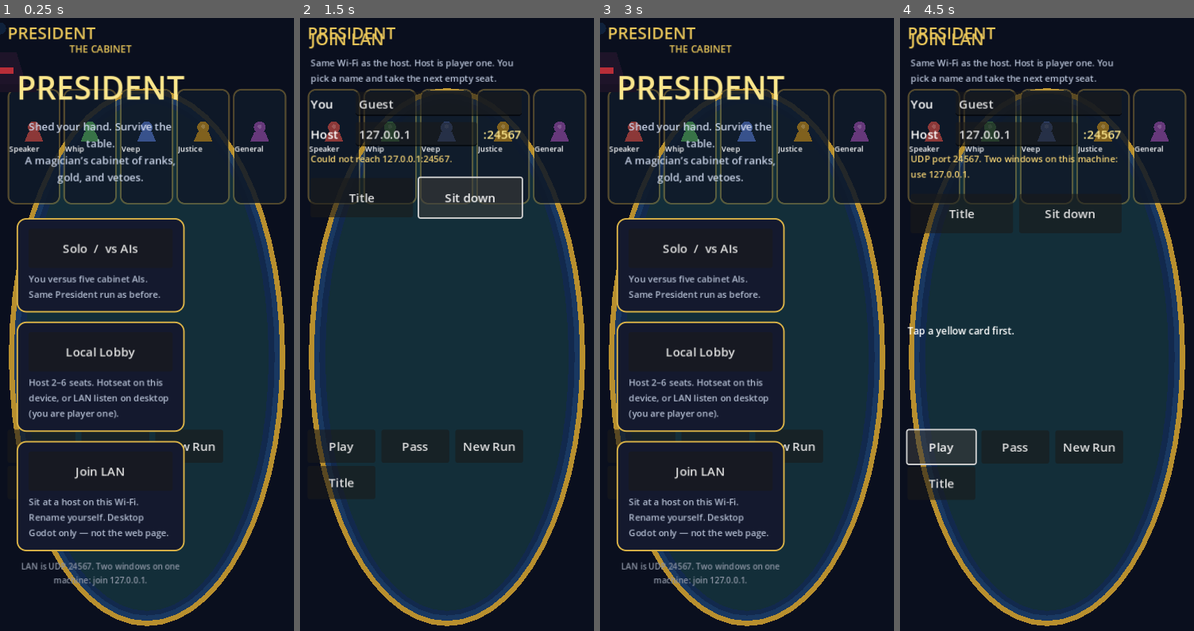
Above: before the commit, frames 1-4 (left to right).
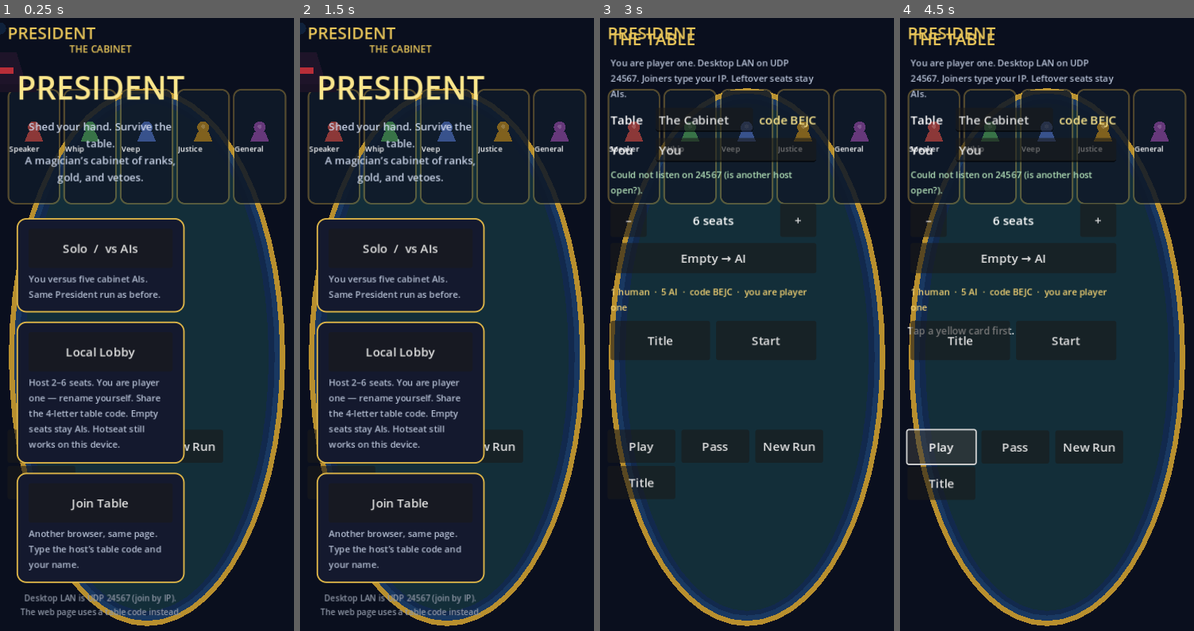
Above: after the commit, the same moments.

Repository: ContinuityDev/Solitaire-roguelike
Game: Godot game, scene res://scenes/main.tscn
Two runs of this game, one before a commit and one after it. Both use one fixed random seed, a clock stepped at 60 frames per second and the inputs below.
Inputs (mouse positions are in pixels of both pictures, inside the frame that each line leads up to):
- Up to frame 1 (0.25 s): no input
- Up to frame 2 (1.5 s): click "Title" at 0.5 s; click (470, 214) at 1.25 s, where only the run before the commit has a clickable "Sit down"
- Up to frame 3 (3 s): click (770, 195) at 2 s, where only the run before the commit has a clickable "Sit down"; click "Title" (after the commit: "Local Lobby") at 2.75 s
- Up to frame 4 (4.5 s): click (999, 471) at 3.5 s, where only the run before the commit has a clickable "Join LAN"; click "Play" at 4.25 s

The runs differ from the first frame. In frame 1, 5.2% of the frame differs, in the area x 5-63%, y 58-98%; in frame 2, 14%, in the area x 0-76%, y 0-98%; in frame 3, 12%; in frame 4, 6.2%.

Commit message:
Redo table netcode for the web page: WebRTC + join by code.
The Pages build cannot use ENet. Host and joiners now negotiate a
peer-to-peer WebRTC link; a public MQTT broker only carries the 4-letter
table code, SDP, and ICE. Game traffic stays host-authoritative. Desktop
still uses ENet LAN by IP. MQTT CONNACK verified against EMQX.

Diff:
--- a/scripts/join_view.gd
+++ b/scripts/join_view.gd
@@ -1,10 +1,10 @@
 class_name JoinView
 extends Control
 
-## Type a name, type the host IP, sit down. Desktop ENet only.
+## Type a name and the host’s table code (web) or IP (desktop).
 
 signal cancelled
-signal connect_pressed(ip: String, player_name: String)
+signal connect_pressed(target: String, player_name: String)
 
 var _name_edit: LineEdit
 var _ip_edit: LineEdit
@@ -31,12 +31,12 @@
 	col.add_theme_constant_override("separation", 8)
 	pad.add_child(col)
 	var title: Label = Label.new()
-	title.text = "JOIN LAN"
+	title.text = "JOIN TABLE"
 	title.add_theme_font_size_override("font_size", 22)
 	title.add_theme_color_override("font_color", Color(0.92, 0.78, 0.35))
 	col.add_child(title)
 	_hint = Label.new()
-	_hint.text = "Same Wi-Fi as the host. Host is player one. You pick a name and take the next empty seat."
+	_hint.text = "Host is player one. Type your name and their 4-letter table code (same web page, two phones or two tabs)."
 	_hint.autowrap_mode = TextServer.AUTOWRAP_WORD_SMART
 	_hint.add_theme_font_size_override("font_size", 12)
 	_hint.add_theme_color_override("font_color", Color(0.72, 0.76, 0.84))
@@ -57,18 +57,15 @@
 	ip_row.add_theme_constant_override("separation", 8)
 	col.add_child(ip_row)
 	var il: Label = Label.new()
-	il.text = "Host"
+	il.text = "Code"
 	il.custom_minimum_size = Vector2(52, 0)
+	il.name = "TargetLab"
 	ip_row.add_child(il)
 	_ip_edit = LineEdit.new()
-	_ip_edit.placeholder_text = "127.0.0.1"
-	_ip_edit.text = "127.0.0.1"
+	_ip_edit.placeholder_text = "ABCD"
 	_ip_edit.size_flags_horizontal = Control.SIZE_EXPAND_FILL
+	_ip_edit.max_length = 18
 	ip_row.add_child(_ip_edit)
-	var port_l: Label = Label.new()
-	port_l.text = ":%d" % NetSession.PORT
-	port_l.add_theme_color_override("font_color", Color(0.98, 0.90, 0.55))
-	ip_row.add_child(port_l)
 	_status = Label.new()
 	_status.autowrap_mode = TextServer.AUTOWRAP_WORD_SMART
 	_status.add_theme_font_size_override("font_size", 12)
@@ -101,12 +98,24 @@
 func present() -> void:
 	if _name_edit.text.strip_edges() == "":
 		_name_edit.text = "Guest"
-	_status.text = "UDP port %d. Two windows on this machine: use 127.0.0.1." % NetSession.PORT
-	if not NetSession.lan_supported():
-		_status.text = "This web page cannot join LAN. Open the desktop Godot build."
-		_connect_btn.disabled = true
+	_connect_btn.disabled = false
+	_connect_btn.text = "Sit down"
+	var lab: Label = _ip_edit.get_parent().get_node_or_null("TargetLab") as Label
+	if NetSession.uses_webrtc():
+		_hint.text = "Open this same page on another phone or tab. Type the host’s 4-letter table code and your name."
+		_ip_edit.placeholder_text = "ABCD"
+		_ip_edit.max_length = 4
+		if lab:
+			lab.text = "Code"
+		_status.text = "Same Wi-Fi is most reliable. Hard NATs may fail (no TURN server)."
 	else:
-		_connect_btn.disabled = false
+		_hint.text = "Desktop LAN. Host is player one. Type their IP (127.0.0.1 for two windows on this machine)."
+		_ip_edit.placeholder_text = "127.0.0.1"
+		_ip_edit.text = "127.0.0.1"
+		_ip_edit.max_length = 40
+		if lab:
+			lab.text = "Host"
+		_status.text = "UDP port %d." % NetSession.PORT
 	_rebuild_roster(null)
 	visible = true
 
@@ -117,8 +126,6 @@
 	return _name_edit.text.strip_edges()
 
 func _on_connect() -> void:
-	if not NetSession.lan_supported():
-		return
 	connect_pressed.emit(_ip_edit.text.strip_edges(), player_name())
 
 func _rebuild_roster(cfg: LobbyConfig, my_seat: int = -1) -> void:
--- a/scripts/lobby_view.gd
+++ b/scripts/lobby_view.gd
@@ -148,9 +148,12 @@
 		config.set_display_name(0, "You")
 	_name_edit.text = config.lobby_name
 	_you_edit.text = config.name_of(0)
-	_title_lab.text = "LAN TABLE" if lan_host else "LOCAL LOBBY"
+	_title_lab.text = "THE TABLE" if lan_host else "LOCAL LOBBY"
 	if lan_host:
-		_hint.text = "You are player one. Joiners on this Wi-Fi take empty seats. Leftover seats stay AIs. Hotseat Human toggles stay for people on this device."
+		if NetSession.uses_webrtc():
+			_hint.text = "You are player one. Share the gold 4-letter code. Another browser opens Join Table, types the code and a name. Leftover seats stay AIs."
+		else:
+			_hint.text = "You are player one. Desktop LAN on UDP 24567. Joiners type your IP. Leftover seats stay AIs."
 	else:
 		_hint.text = "Pass-the-device on this phone or desktop. Empty seats become AIs when you toggle Fill."
 	_rebuild()
@@ -185,8 +188,8 @@
 	_start_btn.disabled = not ok
 	if ok:
 		if lan_host:
-			_status.text = "%d human  ·  %d AI  ·  you lead as player one" % [
-				config.human_count(), config.ai_seats().size()]
+			_status.text = "%d human  ·  %d AI  ·  code %s  ·  you are player one" % [
+				config.human_count(), config.ai_seats().size(), config.lobby_code]
 		else:
 			_status.text = "%d human  ·  %d AI  ·  hotseat %s" % [
 				config.human_count(), config.ai_seats().size(),
--- a/scripts/main.gd
+++ b/scripts/main.gd
@@ -1,6 +1,6 @@
 extends Control
 
-## President. Title → Solo vs AIs, local hotseat, or desktop LAN (host = P1).
+## President. Title → Solo vs AIs, hotseat lobby, or a joinable table (host = P1).
 
 signal trade_confirmed
 
@@ -330,16 +330,14 @@
 
 func _on_open_lobby() -> void:
 	_title_view.visible = false
-	var as_lan: bool = NetSession.lan_supported()
-	_lobby_view.present(true, as_lan)
-	if as_lan:
-		lobby = _lobby_view.config
-		var err: Error = _net.host_listen(lobby, _lobby_view.host_player_name())
+	_lobby_view.present(true, true)
+	lobby = _lobby_view.config
+	var err: Error = _net.host_listen(lobby, _lobby_view.host_player_name())
+	_lobby_view.set_lan_status(_net.status)
+	if err != OK:
+		lobby.lan = false
+		_lobby_view.lan_host = false
 		_lobby_view.set_lan_status(_net.status)
-		if err != OK:
-			lobby.lan = false
-			_lobby_view.lan_host = false
-			_lobby_view.set_lan_status(_net.status)
 
 func _on_open_join() -> void:
 	_title_view.visible = false
--- /dev/null
+++ b/scripts/mqtt_ws.gd
@@ -0,0 +1,181 @@
+class_name MqttWs
+extends Node
+
+## Tiny MQTT 3.1.1 client over WebSocket. Signaling only — not game traffic.
+
+signal connected
+signal failed(reason: String)
+signal message(topic: String, payload: String)
+
+const BROKERS: Array = [
+	"wss://broker.emqx.io:8084/mqtt",
+	"wss://broker.hivemq.com:8884/mqtt",
+]
+
+var _ws: WebSocketPeer
+var _topic: String = ""
+var _client_id: String = ""
+var _opened: bool = false
+var _authed: bool = false
+var _broker_i: int = 0
+var _ping_acc: float = 0.0
+var _sub_id: int = 1
+
+func is_ready() -> bool:
+	return _authed
+
+func start(topic: String, client_id: String) -> void:
+	stop()
+	_topic = topic
+	_client_id = client_id
+	_broker_i = 0
+	_connect_current()
+
+func stop() -> void:
+	_opened = false
+	_authed = false
+	if _ws != null:
+		_ws.close()
+		_ws = null
+
+func publish(payload: String) -> void:
+	if not _authed or _ws == null:
+		return
+	var body: PackedByteArray = _utf( _topic)
+	body.append_array(payload.to_utf8_buffer())
+	_ws.put_packet(_pack(0x30, body))
+
+func _connect_current() -> void:
+	_ws = WebSocketPeer.new()
+	_ws.supported_protocols = PackedStringArray(["mqtt"])
+	var url: String = str(BROKERS[_broker_i])
+	var err: Error = _ws.connect_to_url(url)
+	if err != OK:
+		_try_next("Could not open %s (%d)." % [url, err])
+
+func _try_next(reason: String) -> void:
+	_broker_i += 1
+	if _broker_i >= BROKERS.size():
+		failed.emit(reason)
+		return
+	_connect_current()
+
+func _process(delta: float) -> void:
+	if _ws == null:
+		return
+	_ws.poll()
+	var st: int = _ws.get_ready_state()
+	if st == WebSocketPeer.STATE_OPEN:
+		if not _opened:
+			_opened = true
+			_send_connect()
+		while _ws.get_available_packet_count() > 0:
+			_on_packet(_ws.get_packet())
+		if _authed:
+			_ping_acc += delta
+			if _ping_acc >= 25.0:
+				_ping_acc = 0.0
+				_ws.put_packet(PackedByteArray([0xC0, 0x00]))
+	elif st == WebSocketPeer.STATE_CLOSED:
+		if _authed:
+			failed.emit("Signaling dropped.")
+			_authed = false
+		elif _opened:
+			_try_next("Broker closed the socket.")
+		_opened = false
+
+func _send_connect() -> void:
+	var proto: PackedByteArray = _utf("MQTT")
+	var rest: PackedByteArray = PackedByteArray()
+	rest.append_array(proto)
+	rest.append(4) # protocol level 3.1.1
+	rest.append(0x02) # clean session
+	rest.append(0)
+	rest.append(60) # keep-alive
+	rest.append_array(_utf(_client_id))
+	_ws.put_packet(_pack(0x10, rest))
+
+func _on_packet(pkt: PackedByteArray) -> void:
+	if pkt.is_empty():
+		return
+	var kind: int = pkt[0] & 0xF0
+	if kind == 0x20: # CONNACK
+		if pkt.size() >= 4 and pkt[3] == 0:
+			_authed = true
+			_send_subscribe()
+			connected.emit()
+		else:
+			_try_next("MQTT connect refused.")
+	elif kind == 0x90: # SUBACK
+		pass
+	elif kind == 0x30: # PUBLISH
+		var qos: int = (pkt[0] >> 1) & 0x03
+		var off: int = 1
+		var dec: Dictionary = _dec_len(pkt, off)
+		off = int(dec["next"])
+		if pkt.size() < off + 2:
+			return
+		var tlen: int = (pkt[off] << 8) | pkt[off + 1]
+		off += 2
+		if pkt.size() < off + tlen:
+			return
+		var topic: String = pkt.slice(off, off + tlen).get_string_from_utf8()
+		off += tlen
+		if qos > 0:
+			off += 2
+		var payload: String = pkt.slice(off).get_string_from_utf8()
+		message.emit(topic, payload)
+
+func _send_subscribe() -> void:
+	_sub_id += 1
+	var rest: PackedByteArray = PackedByteArray()
+	rest.append((_sub_id >> 8) & 0xFF)
+	rest.append(_sub_id & 0xFF)
+	rest.append_array(_utf(_topic))
+	rest.append(0) # QoS 0
+	_ws.put_packet(_pack(0x82, rest))
+
+static func encode_remaining_length(n: int) -> PackedByteArray:
+	var out: PackedByteArray = PackedByteArray()
+	var x: int = maxi(0, n)
+	while true:
+		var b: int = x % 128
+		x = int(x / 128)
+		if x > 0:
+			b |= 0x80
+		out.append(b)
+		if x <= 0:
+			break
+	return out
+
+static func topic_for(code: String) -> String:
+	var c: String = code.strip_edges().to_upper()
+	return "continuity-president/%s" % c
+
+static func _utf(s: String) -> PackedByteArray:
+	var b: PackedByteArray = s.to_utf8_buffer()
+	var out: PackedByteArray = PackedByteArray()
+	out.append((b.size() >> 8) & 0xFF)
+	out.append(b.size() & 0xFF)
+	out.append_array(b)
+	return out
+
+static func _pack(header: int, body: PackedByteArray) -> PackedByteArray:
+	var out: PackedByteArray = PackedByteArray()
+	out.append(header)
+	out.append_array(encode_remaining_length(body.size()))
+	out.append_array(body)
+	return out
+
+static func _dec_len(pkt: PackedByteArray, start: int) -> Dictionary:
+	var mul: int = 1
+	var value: int = 0
+	var i: int = start
+	while i < pkt.size():
+		var b: int = pkt[i]
+		i += 1
+		value += (b & 127) * mul
+		if (b & 128) == 0:
+			break
+		mul *= 128
+	return {"len": value, "next": i}
--- a/scripts/net_session.gd
+++ b/scripts/net_session.gd
@@ -1,11 +1,17 @@
 class_name NetSession
 extends Node
 
-## Host-authoritative LAN (ENet). Host is always seat 0. Web builds cannot listen.
+## Host-authoritative table. Web uses WebRTC (join by table code).
+## Desktop uses ENet LAN (join by IP). Host is always seat 0.
 
 const PORT: int = 24567
 const MAX_CLIENTS: int = 5
 const PROTOCOL: int = 1
+const STUN: Dictionary = {
+	"iceServers": [
+		{"urls": ["stun:stun.l.google.com:19302", "stun:stun1.l.google.com:19302"]},
+	],
+}
 
 signal lobby_changed
 signal match_started
@@ -24,10 +30,22 @@
 var lobby: LobbyConfig = null
 var last_snapshot: Dictionary = {}
 var join_ip: String = "127.0.0.1"
+var join_code: String = ""
 var in_match: bool = false
 
+var _rtc: WebRTCMultiplayerPeer
+var _mqtt: MqttWs
+var _uid: String = ""
+var _next_peer_id: int = 2
+var _use_webrtc: bool = false
+var _pending: Array = [] # signaling msgs before the peer exists
+var _seen_uids: Dictionary = {}
+
 static func lan_supported() -> bool:
-	return not OS.has_feature("web")
+	return true
+
+static func uses_webrtc() -> bool:
+	return OS.has_feature("web")
 
 static func advertised_ips() -> PackedStringArray:
 	var out: PackedStringArray = PackedStringArray()
@@ -59,43 +77,44 @@
 
 func host_listen(cfg: LobbyConfig, player_name: String) -> Error:
 	close()
-	if not lan_supported():
-		_set_status("LAN needs the desktop build (not the web page).")
-		return ERR_UNAVAILABLE
 	lobby = cfg
 	lobby.lan = true
 	local_name = player_name.strip_edges()
 	if local_name == "":
 		local_name = "You"
 	lobby.set_display_name(0, local_name)
+	if uses_webrtc():
+		return _host_webrtc()
+	return _host_enet()
+
+func join(target: String, player_name: String) -> Error:
+	close()
+	local_name = player_name.strip_edges()
+	if local_name == "":
+		local_name = "Guest"
+	if uses_webrtc():
+		return _join_webrtc(target)
+	return _join_enet(target)
+
+func _host_enet() -> Error:
+	_use_webrtc = false
 	var peer: ENetMultiplayerPeer = ENetMultiplayerPeer.new()
 	var err: Error = peer.create_server(PORT, MAX_CLIENTS)
 	if err != OK:
 		_set_status("Could not listen on %d (is another host open?)." % PORT)
 		return err
 	multiplayer.multiplayer_peer = peer
-	active = true
-	is_host = true
-	local_seat = 0
-	peer_seat[1] = 0
-	seat_peer[0] = 1
-	_bind_multiplayer()
+	_mark_host_ready()
 	var ips: PackedStringArray = advertised_ips()
-	_set_status("Listening on UDP %d  ·  %s" % [PORT, ", ".join(ips)])
+	_set_status("LAN UDP %d  ·  %s" % [PORT, ", ".join(ips)])
 	lobby_changed.emit()
 	return OK
 
-func join(ip: String, player_name: String) -> Error:
-	close()
-	if not lan_supported():
-		_set_status("LAN join needs the desktop build.")
-		return ERR_UNAVAILABLE
+func _join_enet(ip: String) -> Error:
+	_use_webrtc = false
 	join_ip = ip.strip_edges()
 	if join_ip == "":
 		join_ip = "127.0.0.1"
-	local_name = player_name.strip_edges()
-	if local_name == "":
-		local_name = "Guest"
 	var peer: ENetMultiplayerPeer = ENetMultiplayerPeer.new()
 	var err: Error = peer.create_client(join_ip, PORT)
 	if err != OK:
@@ -109,18 +128,224 @@
 	_set_status("Connecting to %s:%d…" % [join_ip, PORT])
 	return OK
 
+func _host_webrtc() -> Error:
+	_use_webrtc = true
+	_rtc = WebRTCMultiplayerPeer.new()
+	var err: Error = _rtc.create_server()
+	if err != OK:
+		_set_status("WebRTC host failed (%d)." % err)
+		return err
+	multiplayer.multiplayer_peer = _rtc
+	_mark_host_ready()
+	_uid = "host"
+	_next_peer_id = 2
+	_start_mqtt(lobby.lobby_code)
+	_set_status("Table code %s — others Join with this code on the same page." % lobby.lobby_code)
+	lobby_changed.emit()
+	return OK
+
+func _join_webrtc(code: String) -> Error:
+	_use_webrtc = true
+	join_code = code.strip_edges().to_upper()
+	if join_code.length() != 4:
+		_set_status("Need the host’s 4-letter table code.")
+		return ERR_INVALID_PARAMETER
+	_uid = "j%s%d" % [join_code, randi() % 100000]
+	active = true
+	is_host = false
+	local_seat = -1
+	_set_status("Looking for table %s…" % join_code)
+	_start_mqtt(join_code)
+	return OK
+
+func _mark_host_ready() -> void:
+	active = true
+	is_host = true
+	local_seat = 0
+	peer_seat[1] = 0
+	seat_peer[0] = 1
+	_bind_multiplayer()
+
+func _start_mqtt(code: String) -> void:
+	if _mqtt == null:
+		_mqtt = MqttWs.new()
+		_mqtt.name = "MqttWs"
+		add_child(_mqtt)
+		_mqtt.connected.connect(_on_mqtt_connected)
+		_mqtt.failed.connect(_on_mqtt_failed)
+		_mqtt.message.connect(_on_mqtt_message)
+	var cid: String = "pres-%s-%d" % [code.to_upper(), Time.get_ticks_msec() % 100000]
+	_mqtt.start(MqttWs.topic_for(code), cid)
+
+func _on_mqtt_connected() -> void:
+	if is_host:
+		_sig_pub({"t": "host", "name": local_name, "code": lobby.lobby_code if lobby else ""})
+		_set_status("Live. Table code %s — share it." % (lobby.lobby_code if lobby else join_code))
+	else:
+		_sig_pub({"t": "join", "uid": _uid, "name": local_name})
+		_set_status("Sat in the waiting room for %s…" % join_code)
+
+func _on_mqtt_failed(reason: String) -> void:
+	_set_status("Could not reach a signaling broker. %s" % reason)
+	if not is_host:
+		close()
+		status_changed.emit()
+
+func _sig_pub(d: Dictionary) -> void:
+	if _mqtt:
+		_mqtt.publish(JSON.stringify(d))
+
+func _on_mqtt_message(_topic: String, payload: String) -> void:
+	var parsed: Variant = JSON.parse_string(payload)
+	if typeof(parsed) != TYPE_DICTIONARY:
+		return
+	var msg: Dictionary = parsed
+	var kind: String = str(msg.get("t", ""))
+	match kind:
+		"join":
+			if is_host:
+				_host_got_join(msg)
+		"assign":
+			if not is_host and str(msg.get("uid", "")) == _uid:
+				_client_got_assign(int(msg.get("id", 0)))
+		"offer":
+			_got_sdp("offer", msg)
+		"answer":
+			_got_sdp("answer", msg)
+		"ice":
+			_got_ice(msg)
+		"host":
+			if not is_host and _rtc == null:
+				_sig_pub({"t": "join", "uid": _uid, "name": local_name})
+
+func _host_got_join(msg: Dictionary) -> void:
+	if in_match:
+		return
+	var uid: String = str(msg.get("uid", ""))
+	if uid == "" or uid == "host":
+		return
+	if _seen_uids.has(uid):
+		return
+	_seen_uids[uid] = true
+	var id: int = _next_peer_id
+	_next_peer_id += 1
+	_create_rtc_peer(id)
+	_sig_pub({"t": "assign", "uid": uid, "id": id})
+	_set_status("Linking a joiner as peer %d…" % id)
+
+func _client_got_assign(id: int) -> void:
+	if id < 2:
+		_set_status("Host rejected the sit-down.")
+		return
+	if _rtc != null:
+		return
+	_rtc = WebRTCMultiplayerPeer.new()
+	var err: Error = _rtc.create_client(id)
+	if err != OK:
+		_set_status("WebRTC client failed (%d)." % err)
+		return
+	multiplayer.multiplayer_peer = _rtc
+	_bind_multiplayer()
+	_create_rtc_peer(1)
+	_flush_pending()
+	_set_status("Negotiating a private table link…")
+
+func _create_rtc_peer(id: int) -> WebRTCPeerConnection:
+	var peer: WebRTCPeerConnection = WebRTCPeerConnection.new()
+	peer.initialize(STUN)
+	peer.session_description_created.connect(func(type: String, sdp: String) -> void:
+		if _rtc == null or not _rtc.has_peer(id):
+			return
+		_rtc.get_peer(id).connection.set_local_description(type, sdp)
+		if type == "offer":
+			_sig_pub({"t": "offer", "from": _rtc.get_unique_id(), "to": id, "sdp": sdp})
+		else:
+			_sig_pub({"t": "answer", "from": _rtc.get_unique_id(), "to": id, "sdp": sdp})
+	)
+	peer.ice_candidate_created.connect(func(mid: String, index: int, sdp: String) -> void:
+		if _rtc == null:
+			return
+		_sig_pub({
+			"t": "ice",
+			"from": _rtc.get_unique_id(),
+			"to": id,
+			"mid": mid,
+			"index": index,
+			"sdp": sdp,
+		})
+	)
+	_rtc.add_peer(peer, id)
+	if id < _rtc.get_unique_id():
+		peer.create_offer()
+	return peer
+
+func _got_sdp(kind: String, msg: Dictionary) -> void:
+	if _rtc == null:
+		_pending.append(msg)
+		return
+	var from_id: int = int(msg.get("from", 0))
+	var to_id: int = int(msg.get("to", 0))
+	if to_id != 0 and to_id != _rtc.get_unique_id():
+		return
+	if not _rtc.has_peer(from_id):
+		_pending.append(msg)
+		return
+	_rtc.get_peer(from_id).connection.set_remote_description(kind, str(msg.get("sdp", "")))
+
+func _got_ice(msg: Dictionary) -> void:
+	if _rtc == null:
+		_pending.append(msg)
+		return
+	var from_id: int = int(msg.get("from", 0))
+	var to_id: int = int(msg.get("to", 0))
+	if to_id != 0 and to_id != _rtc.get_unique_id():
+		return
+	if not _rtc.has_peer(from_id):
+		_pending.append(msg)
+		return
+	_rtc.get_peer(from_id).connection.add_ice_candidate(
+		str(msg.get("mid", "")), int(msg.get("index", 0)), str(msg.get("sdp", "")))
+
+func _flush_pending() -> void:
+	var left: Array = _pending.duplicate()
+	_pending.clear()
+	for m in left:
+		var msg: Dictionary = m
+		var kind: String = str(msg.get("t", ""))
+		if kind == "offer" or kind == "answer":
+			_got_sdp(kind, msg)
+		elif kind == "ice":
+			_got_ice(msg)
+
+func _process(_delta: float) -> void:
+	if _rtc == null:
+		return
+	for pid in _rtc.get_peers().keys():
+		var info: Dictionary = _rtc.get_peer(int(pid))
+		if info.has("connection") and info["connection"] is WebRTCPeerConnection:
+			(info["connection"] as WebRTCPeerConnection).poll()
+
 func close() -> void:
 	_unbind_multiplayer()
+	if _mqtt != null:
+		_mqtt.stop()
+	if _rtc != null:
+		_rtc.close()
+		_rtc = null
 	if multiplayer.multiplayer_peer != null:
 		multiplayer.multiplayer_peer.close()
 		multiplayer.multiplayer_peer = null
 	active = false
 	is_host = false
 	in_match = false
+	_use_webrtc = false
 	local_seat = 0
 	peer_seat.clear()
 	seat_peer.clear()
 	last_snapshot.clear()
+	_pending.clear()
+	_seen_uids.clear()
+	_next_peer_id = 2
 
 func _bind_multiplayer() -> void:
 	_unbind_multiplayer()
@@ -151,6 +376,8 @@
 		return
 	var seat: int = seat_of_peer(id)
 	peer_seat.erase(id)
+	if _rtc != null and _rtc.has_peer(id):
+		_rtc.remove_peer(id)
 	if seat > 0:
 		seat_peer.erase(seat)
 		if lobby != null:
@@ -165,7 +392,10 @@
 	hello.rpc_id(1, PROTOCOL, local_name)
 
 func _on_connection_failed() -> void:
-	_set_status("No host at %s:%d." % [join_ip, PORT])
+	if _use_webrtc:
+		_set_status("Could not punch a WebRTC path to the host. Try the same Wi-Fi.")
+	else:
+		_set_status("No host at %s:%d." % [join_ip, PORT])
 	close()
 	status_changed.emit()
 
@@ -266,9 +496,12 @@
 	if not is_host or seat <= 0:
 		return
 	var pid: int = int(seat_peer.get(seat, -1))
-	if pid > 1 and multiplayer.multiplayer_peer != null:
+	if pid > 1:
 		reject.rpc_id(pid, "Host dropped you.")
-		multiplayer.multiplayer_peer.disconnect_peer(pid)
+		if _rtc != null and _rtc.has_peer(pid):
+			_rtc.remove_peer(pid)
+		elif multiplayer.multiplayer_peer != null:
+			multiplayer.multiplayer_peer.disconnect_peer(pid)
 		return
 	if lobby != null:
 		lobby.release_lan_seat(seat)
--- a/scripts/title_view.gd
+++ b/scripts/title_view.gd
@@ -52,13 +52,13 @@
 	spacer.custom_minimum_size = Vector2(0, 18)
 	col.add_child(spacer)
 	col.add_child(_mode_btn("Solo  /  vs AIs", "You versus five cabinet AIs. Same President run as before.", func() -> void: solo_pressed.emit()))
-	col.add_child(_mode_btn("Local Lobby", "Host 2–6 seats. Hotseat on this device, or LAN listen on desktop (you are player one).", func() -> void: lobby_pressed.emit()))
-	col.add_child(_mode_btn("Join LAN", "Sit at a host on this Wi-Fi. Rename yourself. Desktop Godot only — not the web page.", func() -> void: join_pressed.emit()))
+	col.add_child(_mode_btn("Local Lobby", "Host 2–6 seats. You are player one — rename yourself. Share the 4-letter table code. Empty seats stay AIs. Hotseat still works on this device.", func() -> void: lobby_pressed.emit()))
+	col.add_child(_mode_btn("Join Table", "Another browser, same page. Type the host’s table code and your name.", func() -> void: join_pressed.emit()))
 	var foot: Label = Label.new()
-	if NetSession.lan_supported():
-		foot.text = "LAN is UDP %d. Two windows on one machine: join 127.0.0.1." % NetSession.PORT
+	if NetSession.uses_webrtc():
+		foot.text = "Two phones or two tabs: host a lobby, share the code, Join Table. Peer-to-peer WebRTC — no install."
 	else:
-		foot.text = "This web page is pass-the-device. LAN host/join needs the desktop Godot build."
+		foot.text = "Desktop LAN is UDP %d (join by IP). The web page uses a table code instead." % NetSession.PORT
 	foot.autowrap_mode = TextServer.AUTOWRAP_WORD_SMART
 	foot.horizontal_alignment = HORIZONTAL_ALIGNMENT_CENTER
 	foot.add_theme_font_size_override("font_size", 11)
--- a/tests/logic_test.gd
+++ b/tests/logic_test.gd
@@ -527,8 +527,14 @@
 	var packed_l: Dictionary = lan.to_dict()
 	var lan2: LobbyConfig = LobbyConfig.from_dict(packed_l)
 	_check(lan2.lan and lan2.name_of(0) == "Hayden" and lan2.name_of(1) == "Ada", "lobby dict round-trips")
-	_check(NetSession.lan_supported() == (not OS.has_feature("web")), "LAN flag matches the export")
-	_check(NetSession.PORT == 24567, "LAN port is 24567")
+	_check(NetSession.lan_supported(), "a table can be hosted from this build")
+	_check(NetSession.uses_webrtc() == OS.has_feature("web"), "web uses WebRTC, desktop uses ENet")
+	_check(NetSession.PORT == 24567, "desktop LAN port is 24567")
+	_check(MqttWs.topic_for("ab12") == "continuity-president/AB12", "MQTT topic uppercases the table code")
+	var rem: PackedByteArray = MqttWs.encode_remaining_length(0)
+	_check(rem.size() == 1 and rem[0] == 0, "MQTT remaining length 0")
+	var rem2: PackedByteArray = MqttWs.encode_remaining_length(200)
+	_check(rem2.size() == 2 and rem2[0] == 200 and rem2[1] == 1, "MQTT remaining length 200")
 
 	var cpack: CardData = CardData.new(12, 2, true)
 	cpack.enhancement = "steel"
Not shown, changed: docs/index.pck
